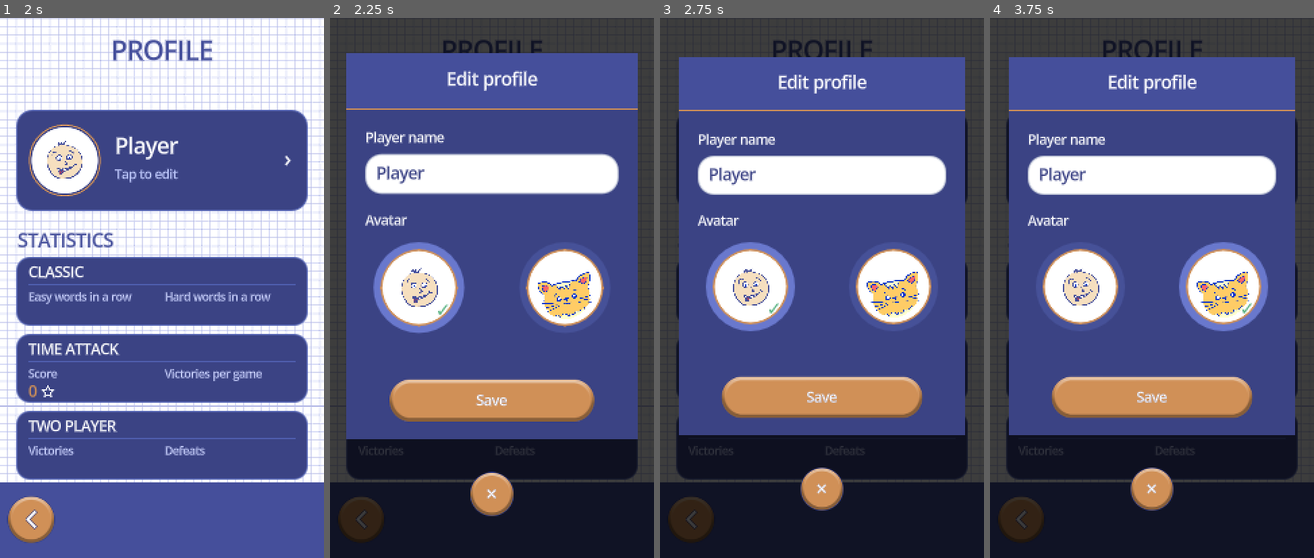
Above: before the commit, frames 1-4 (left to right).
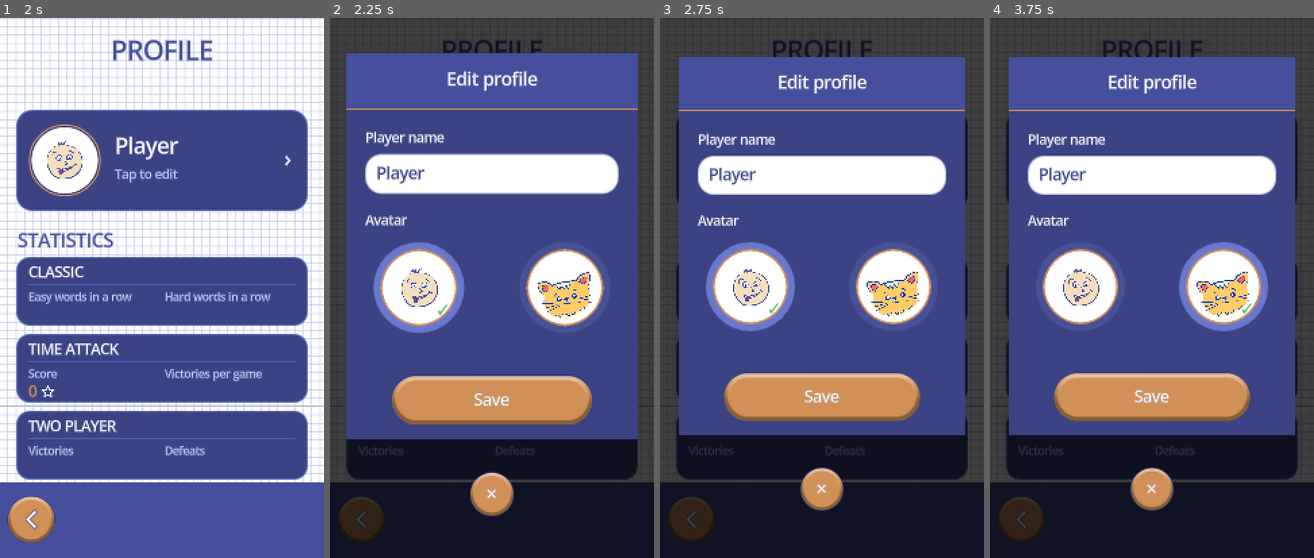
Above: after the commit, the same moments.

Repository: trinarr/hangman20_godot
Game: Godot game, scene res://scenes/Main.tscn
Same seed, same stepped clock (60 frames per second), same inputs: the game is played once before the commit and once after it.
Inputs (mouse positions are in pixels of both pictures, inside the frame that each line leads up to):
- Up to frame 1 (2 s): tap Enter at 0.5 s; move the mouse to (233, 261) at 0.52 s; click (233, 261) at 0.67 s; click (35, 55) at 1.25 s
- Up to frame 2 (2.25 s): click (492, 158) at 2 s
- Up to frame 3 (2.75 s): no input
- Up to frame 4 (3.75 s): click (1080, 288) at 2.77 s; click (1223, 288) at 3.52 s

Frame 1 is identical in both runs. In frame 2, 1.7% of the frame differs, in the area x 18-82%, y 66-76%; in frame 3, 1.6%; in frame 4, 1.6%.

Commit message:
Фикс UI и анимация сердца

Diff:
--- a/scripts/main_portrait.gd
+++ b/scripts/main_portrait.gd
@@ -49,6 +49,8 @@
 const PORTRAIT_POPUP_DIM_ALPHA: float = 0.76
 const PORTRAIT_POPUP_CLOSE_SIZE: float = PORTRAIT_ROUND_BUTTON_SIZE
 const PORTRAIT_POPUP_CLOSE_GAP: float = 48.0
+const PORTRAIT_POPUP_BUTTON_UNIFORM_SCALE: float = 1.15
+const PORTRAIT_POPUP_BUTTON_LENGTH_SCALE: float = 0.85
 const PORTRAIT_GAME_BACK_BUTTON_RECT := PORTRAIT_FOOTER_LEFT_ROUND_BUTTON_RECT
 const PORTRAIT_GAME_COMMENT_BUTTON_RECT := PORTRAIT_FOOTER_CENTER_LONG_BUTTON_RECT
 const PORTRAIT_GAME_RIGHT_BUTTON_RECT := PORTRAIT_FOOTER_RIGHT_ROUND_BUTTON_RECT
@@ -56,6 +58,12 @@
 const PORTRAIT_GAME_HINT_REMOVE_RECT := Rect2(255.0, 604.0, 90.0, 46.0)
 const PORTRAIT_LIVES_ICON_RECT := Rect2(344.0, 57.7, 29.4, 26.6)
 const PORTRAIT_LIVES_LABEL_RECT := Rect2(378.0, 50.0, 50.0, 42.0)
+const PORTRAIT_LAST_LIFE_FIRST_BOUNCE_SCALE: float = 1.20
+const PORTRAIT_LAST_LIFE_SECOND_BOUNCE_SCALE: float = 1.13
+const PORTRAIT_LAST_LIFE_BOUNCE_UP_DURATION: float = 0.12
+const PORTRAIT_LAST_LIFE_BOUNCE_DOWN_DURATION: float = 0.14
+const PORTRAIT_LAST_LIFE_BETWEEN_BOUNCES: float = 0.06
+const PORTRAIT_LAST_LIFE_LOOP_PAUSE: float = 0.72
 const PORTRAIT_CUSTOM_WORD_INPUT_RECT := Rect2(22.0, 0.0, 436.0, 72.0)
 const PORTRAIT_CUSTOM_WORD_CHECK_RECT := Rect2(94.0, 518.0, PORTRAIT_LONG_BUTTON_SIZE.x, PORTRAIT_LONG_BUTTON_SIZE.y)
 const PORTRAIT_CUSTOM_WORD_RANDOM_RECT := Rect2(94.0, 592.0, PORTRAIT_LONG_BUTTON_SIZE.x, PORTRAIT_LONG_BUTTON_SIZE.y)
@@ -165,6 +173,69 @@
 	var close_y: float = rect.end.y + PORTRAIT_POPUP_CLOSE_GAP
 	_stage_round_button(Rect2(close_x, close_y, PORTRAIT_POPUP_CLOSE_SIZE, PORTRAIT_POPUP_CLOSE_SIZE), close_callable, "×")
 
+func _portrait_popup_button_rect(rect: Rect2) -> Rect2:
+	# Popup action buttons first receive a uniform 15% scale-up. Their horizontal
+	# length is then reduced by 15%, preserving the larger height and touch target
+	# without making two-button rows wider than their authored popup layout.
+	var scaled_size: Vector2 = rect.size * PORTRAIT_POPUP_BUTTON_UNIFORM_SCALE
+	scaled_size.x *= PORTRAIT_POPUP_BUTTON_LENGTH_SCALE
+	return Rect2(rect.get_center() - scaled_size * 0.5, scaled_size)
+
+func _portrait_popup_font_size(font_size: int) -> int:
+	return int(round(float(font_size) * PORTRAIT_POPUP_BUTTON_UNIFORM_SCALE))
+
+func _stage_portrait_popup_main_button(
+	rect: Rect2,
+	callable: Callable,
+	text: String,
+	font_size: int = 20,
+	disabled: bool = false,
+	disabled_overlay_alpha: float = 0.32,
+	use_normal_texture_when_disabled: bool = false,
+	selected: bool = false,
+	attention_bounce: bool = false
+) -> Control:
+	return _stage_main_button(
+		_portrait_popup_button_rect(rect),
+		callable,
+		text,
+		_portrait_popup_font_size(font_size),
+		disabled,
+		disabled_overlay_alpha,
+		use_normal_texture_when_disabled,
+		selected,
+		attention_bounce
+	)
+
+func _stage_settings_toggle_button(rect: Rect2, setting_index: int) -> void:
+	var enabled: bool = int(GameState.settings[setting_index]) == 2
+	var label_text: String = _settings_on_label() if enabled else _settings_off_label()
+	var button := _stage_portrait_popup_main_button(
+		rect,
+		Callable(self, "_toggle_setting").bind(setting_index),
+		label_text,
+		18,
+		false,
+		0.0,
+		false,
+		enabled
+	)
+	settings_toggle_buttons[setting_index] = button
+
+func _stage_settings_word_language_button(rect: Rect2, language_code: String, label_text: String) -> void:
+	var selected: bool = GameState.word_language == language_code
+	var button := _stage_portrait_popup_main_button(
+		rect,
+		Callable(self, "_set_settings_word_language").bind(language_code),
+		label_text,
+		18,
+		false,
+		0.0,
+		false,
+		selected
+	)
+	settings_word_language_buttons[language_code] = button
+
 func show_menu() -> void:
 	game_timer.stop()
 	GameSession.discard_current_round()
@@ -229,8 +300,8 @@
 	_stage_settings_word_language_button(Rect2(210.0, 350.0, 102.0, 49.0), "ru", Database.tr_text(80, "Rus"))
 	_stage_settings_word_language_button(Rect2(322.0, 350.0, 102.0, 49.0), "en", Database.tr_text(81, "Eng"))
 	_stage_panel(Rect2(56.0, 430.0, 368.0, 2.0), PORTRAIT_RULE)
-	_stage_main_button(Rect2(44.0, 492.0, PORTRAIT_SMALL_BUTTON_SIZE.x, PORTRAIT_SMALL_BUTTON_SIZE.y), Callable(self, "_settings_about_action"), _settings_about_label(), 18)
-	var remove_ads_button := _stage_main_button(Rect2(246.0, 492.0, PORTRAIT_SMALL_BUTTON_SIZE.x, PORTRAIT_SMALL_BUTTON_SIZE.y), Callable(self, "_settings_remove_ads_action"), _settings_remove_ads_label(), 18, true, 0.0, true)
+	_stage_portrait_popup_main_button(Rect2(44.0, 492.0, PORTRAIT_SMALL_BUTTON_SIZE.x, PORTRAIT_SMALL_BUTTON_SIZE.y), Callable(self, "_settings_about_action"), _settings_about_label(), 18)
+	var remove_ads_button := _stage_portrait_popup_main_button(Rect2(246.0, 492.0, PORTRAIT_SMALL_BUTTON_SIZE.x, PORTRAIT_SMALL_BUTTON_SIZE.y), Callable(self, "_settings_remove_ads_action"), _settings_remove_ads_label(), 18, true, 0.0, true)
 	remove_ads_button.modulate = Color(1.0, 1.0, 1.0, 0.56)
 	var remove_ads_label := remove_ads_button.get_node_or_null("Text") as Label
 	if remove_ads_label != null:
@@ -312,8 +383,8 @@
 	var theme_name := Database.get_theme_name(theme_index).to_upper()
 	var question_label := _stage_label(Rect2(65.0, 350.0, 350.0, 58.0), theme_name, 24, Color.WHITE)
 	question_label.clip_text = false
-	_stage_main_button(Rect2(44.0, 454.0, PORTRAIT_SMALL_BUTTON_SIZE.x, PORTRAIT_SMALL_BUTTON_SIZE.y), Callable(self, "_confirm_clear_theme").bind(theme_index), Database.tr_text(30, "Yes"), 20)
-	_stage_main_button(Rect2(246.0, 454.0, PORTRAIT_SMALL_BUTTON_SIZE.x, PORTRAIT_SMALL_BUTTON_SIZE.y), Callable(self, "_remove_clear_theme_popup"), Database.tr_text(31, "No"), 20)
+	_stage_portrait_popup_main_button(Rect2(44.0, 454.0, PORTRAIT_SMALL_BUTTON_SIZE.x, PORTRAIT_SMALL_BUTTON_SIZE.y), Callable(self, "_confirm_clear_theme").bind(theme_index), Database.tr_text(30, "Yes"), 20)
+	_stage_portrait_popup_main_button(Rect2(246.0, 454.0, PORTRAIT_SMALL_BUTTON_SIZE.x, PORTRAIT_SMALL_BUTTON_SIZE.y), Callable(self, "_remove_clear_theme_popup"), Database.tr_text(31, "No"), 20)
 	content = previous_content
 
 func _show_difficulty_popup() -> void:
@@ -358,7 +429,7 @@
 	var record_text: String = tr("RECORD_LABEL") + " " + str(int(GameState.records[2][2]))
 	var record_label := _stage_score_with_star(Rect2(74.0, 500.0, 332.0, 38.0), record_text, 21, Color.WHITE, HORIZONTAL_ALIGNMENT_LEFT)
 	record_label.clip_text = false
-	_stage_main_button(Rect2(90.0, 586.0, PORTRAIT_LONG_BUTTON_SIZE.x, PORTRAIT_LONG_BUTTON_SIZE.y), Callable(self, "_start_time_attack_from_popup"), tr("START"), 22, false, 0.32, false, false, true)
+	_stage_portrait_popup_main_button(Rect2(90.0, 586.0, PORTRAIT_LONG_BUTTON_SIZE.x, PORTRAIT_LONG_BUTTON_SIZE.y), Callable(self, "_start_time_attack_from_popup"), tr("START"), 22, false, 0.32, false, false, true)
 	content = previous_content
 
 func _show_exit_game_popup() -> void:
@@ -375,8 +446,8 @@
 	var title_label := _stage_label(Rect2(82.0, 346.0, 316.0, 56.0), tr("EXIT_GAME_CONFIRM"), 27, Color.WHITE)
 	title_label.vertical_alignment = VERTICAL_ALIGNMENT_CENTER
 	title_label.clip_text = false
-	_stage_main_button(Rect2(82.0, 444.0, 145.0, 52.0), Callable(self, "_confirm_exit_game"), tr("YES"), 20)
-	_stage_main_button(Rect2(253.0, 444.0, 145.0, 52.0), Callable(self, "_remove_exit_game_popup"), tr("NO"), 20)
+	_stage_portrait_popup_main_button(Rect2(82.0, 444.0, 145.0, 52.0), Callable(self, "_confirm_exit_game"), tr("YES"), 20)
+	_stage_portrait_popup_main_button(Rect2(253.0, 444.0, 145.0, 52.0), Callable(self, "_remove_exit_game_popup"), tr("NO"), 20)
 	var close_x: float = rect.position.x + (rect.size.x - PORTRAIT_POPUP_CLOSE_SIZE) * 0.5
 	var close_y: float = rect.end.y + PORTRAIT_POPUP_CLOSE_GAP
 	_stage_round_button(
@@ -687,7 +758,9 @@
 func _stage_portrait_lives_counter(upper_block_shift: float) -> void:
 	var icon_rect: Rect2 = PORTRAIT_LIVES_ICON_RECT
 	icon_rect.position.y += upper_block_shift
-	_stage_texture(icon_rect, LIFE_HEART_ICON_TEXTURE)
+	var heart_icon: Control = _stage_texture(icon_rect, LIFE_HEART_ICON_TEXTURE)
+	if GameSession.is_active and GameSession.get_remaining_attempts() == 1:
+		_start_portrait_last_life_heart_bounce(heart_icon)
 
 	var label_rect: Rect2 = PORTRAIT_LIVES_LABEL_RECT
 	label_rect.position.y += upper_block_shift
@@ -701,6 +774,59 @@
 	lives_label.vertical_alignment = VERTICAL_ALIGNMENT_CENTER
 	lives_label.add_theme_color_override("font_outline_color", Color.WHITE)
 	lives_label.add_theme_constant_override("outline_size", 2)
+
+func _start_portrait_last_life_heart_bounce(heart_icon: Control) -> void:
+	if heart_icon == null or !is_instance_valid(heart_icon):
+		return
+	var resting_scale: Vector2 = heart_icon.scale
+	var center_pivot: Vector2 = heart_icon.size * 0.5
+	# FlashStageTexture already carries the viewport fit scale. Changing its pivot
+	# after that scale has been applied would move the rendered icon immediately.
+	# Offset the local position first so the current visual bounds stay unchanged,
+	# then all tweened scale changes happen around the same visible center.
+	heart_icon.position += (resting_scale - Vector2.ONE) * center_pivot
+	heart_icon.pivot_offset = center_pivot
+	var bounce_tween: Tween = heart_icon.create_tween()
+	bounce_tween.set_pause_mode(Tween.TWEEN_PAUSE_PROCESS)
+	bounce_tween.set_loops()
+
+	var first_up: PropertyTweener = bounce_tween.tween_property(
+		heart_icon,
+		"scale",
+		resting_scale * PORTRAIT_LAST_LIFE_FIRST_BOUNCE_SCALE,
+		PORTRAIT_LAST_LIFE_BOUNCE_UP_DURATION
+	)
+	first_up.set_trans(Tween.TRANS_BACK)
+	first_up.set_ease(Tween.EASE_OUT)
+
+	var first_down: PropertyTweener = bounce_tween.tween_property(
+		heart_icon,
+		"scale",
+		resting_scale,
+		PORTRAIT_LAST_LIFE_BOUNCE_DOWN_DURATION
+	)
+	first_down.set_trans(Tween.TRANS_SINE)
+	first_down.set_ease(Tween.EASE_IN_OUT)
+	bounce_tween.tween_interval(PORTRAIT_LAST_LIFE_BETWEEN_BOUNCES)
+
+	var second_up: PropertyTweener = bounce_tween.tween_property(
+		heart_icon,
+		"scale",
+		resting_scale * PORTRAIT_LAST_LIFE_SECOND_BOUNCE_SCALE,
+		PORTRAIT_LAST_LIFE_BOUNCE_UP_DURATION
+	)
+	second_up.set_trans(Tween.TRANS_BACK)
+	second_up.set_ease(Tween.EASE_OUT)
+
+	var second_down: PropertyTweener = bounce_tween.tween_property(
+		heart_icon,
+		"scale",
+		resting_scale,
+		PORTRAIT_LAST_LIFE_BOUNCE_DOWN_DURATION
+	)
+	second_down.set_trans(Tween.TRANS_SINE)
+	second_down.set_ease(Tween.EASE_IN_OUT)
+	bounce_tween.tween_interval(PORTRAIT_LAST_LIFE_LOOP_PAUSE)
 
 func _stage_portrait_time_attack_hud(timer_rect: Rect2, score_rect: Rect2) -> void:
 	var timer_icon_size := Vector2(31.0, 31.0)
@@ -983,7 +1109,7 @@
 	_stage_profile_avatar_choice(1, Rect2(78.0, 404.0, 112.0, 112.0), Rect2(108.0, 431.0, 54.0, 58.0))
 	_stage_profile_avatar_choice(2, Rect2(290.0, 404.0, 112.0, 112.0), Rect2(306.0, 437.0, 80.0, 70.0))
 
-	_stage_main_button(Rect2(90.0, 592.0, PORTRAIT_LONG_BUTTON_SIZE.x, PORTRAIT_LONG_BUTTON_SIZE.y), Callable(self, "_save_profile_edits"), _profile_text("Сохранить", "Save"), 20)
+	_stage_portrait_popup_main_button(Rect2(90.0, 592.0, PORTRAIT_LONG_BUTTON_SIZE.x, PORTRAIT_LONG_BUTTON_SIZE.y), Callable(self, "_save_profile_edits"), _profile_text("Сохранить", "Save"), 20)
 	content = previous_content
 
 func _stage_profile_avatar_choice(character_id: int, circle_rect: Rect2, avatar_rect: Rect2) -> void:
